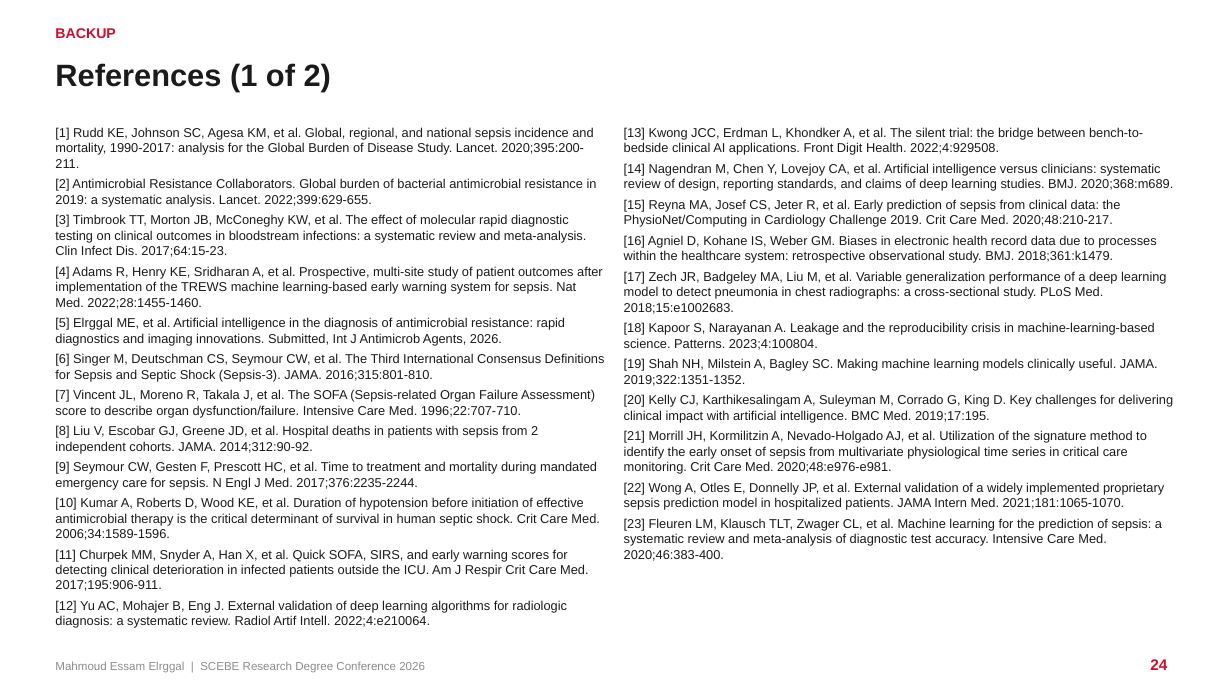
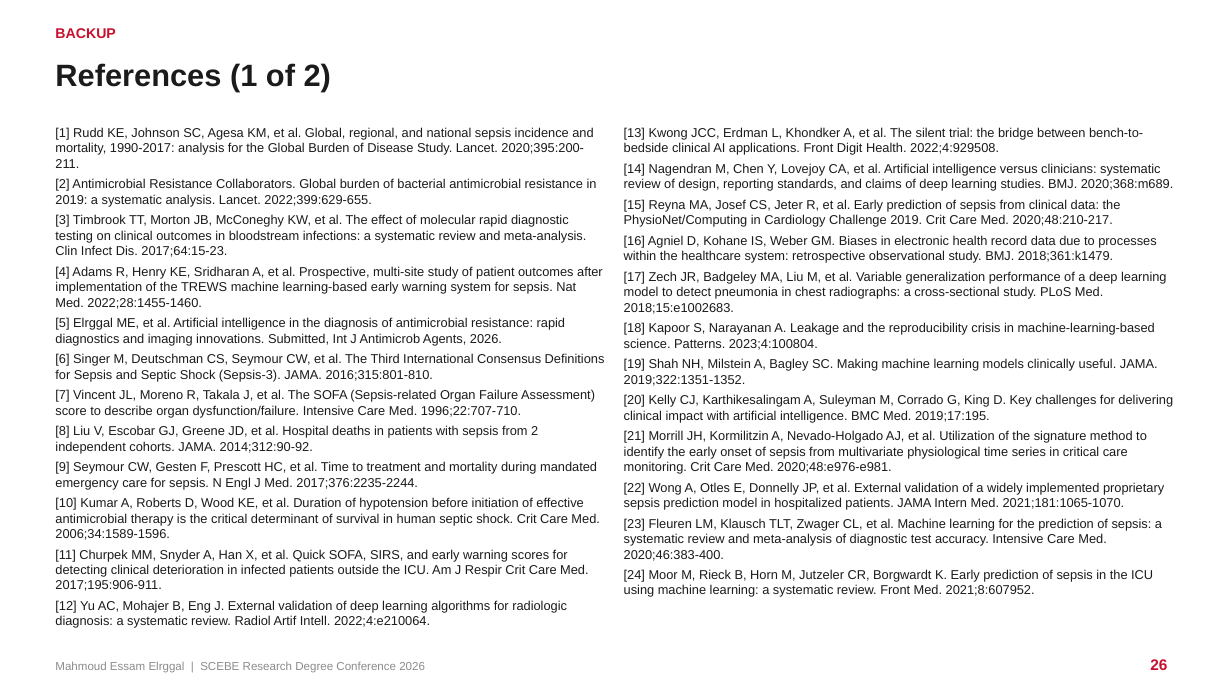
Before and after one commit to mahmoudddj/datasciencecoursera1, a slide deck: slide 26 of dev/presentation/Elrggal_Mahmoud_SCEBE2026.pptx (slide 24 before the commit). Drawn at 1232x693 pixels with LibreOffice and Linux fonts; fonts in the diff are those of the drawing. Boxes give left, top, right and bottom in pixels: in the first picture for what was removed or moved away, otherwise in the second. Text is boxed around its words. In the diff, an @@ line names an element or a change of style, - is before the commit and + after.

```diff
--- a/dev/presentation/Elrggal_Mahmoud_SCEBE2026.pptx
+++ b/dev/presentation/Elrggal_Mahmoud_SCEBE2026.pptx
@@ text at bbox=[624, 569, 1153, 597]: paragraph added @@
+[24] Moor M, Rieck B, Horn M, Jutzeler CR, Borgwardt K. Early prediction of sepsis in the ICU using machine learning: a systematic review. Front Med. 2021;8:607952.
@@ page number at bbox=[1150, 659, 1167, 670]: text changed @@
-24
+26
```
Also in this commit, not shown: 1 other slide changed, 2 slides added, 6 other files.
